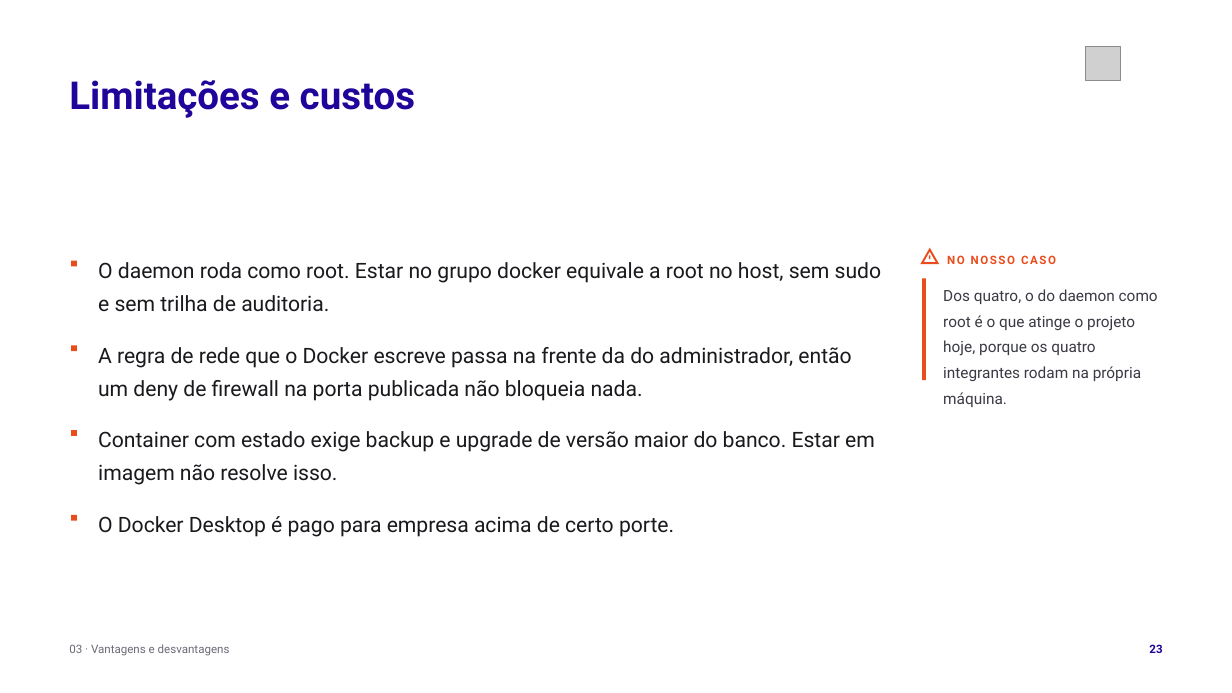
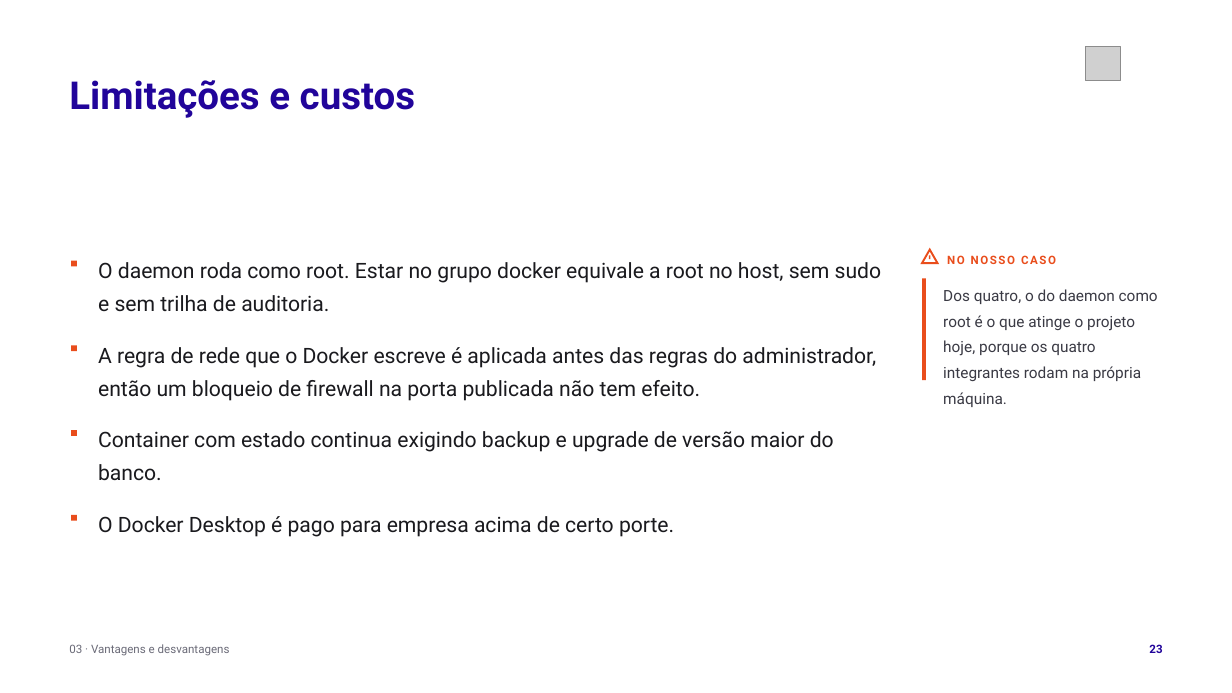
Before and after one commit to tcpassos/invite-app, a slide deck: slide 23 of trabalhos/T1-Docker-Invite-People.pptx. Drawn at 1232x693 pixels with LibreOffice and Linux fonts; fonts in the diff are those of the drawing; grey boxes stand for pictures. Boxes give left, top, right and bottom in pixels: in the first picture for what was removed or moved away, otherwise in the second. Text is boxed around its words. In the diff, an @@ line names an element or a change of style, - is before the commit and + after.

Commit message:
docs: passada do humanizer nos textos de tela do T1

```diff
--- a/trabalhos/T1-Docker-Invite-People.pptx
+++ b/trabalhos/T1-Docker-Invite-People.pptx
@@ text at (x1=98, y1=347, x2=876, y2=401): text changed @@
-A regra de rede que o Docker escreve passa na frente da do administrador, então um deny de firewall na porta publicada não bloqueia nada.
+A regra de rede que o Docker escreve é aplicada antes das regras do administrador, então um bloqueio de firewall na porta publicada não tem efeito.
@@ text at (x1=98, y1=431, x2=834, y2=481): text changed @@
-Container com estado exige backup e upgrade de versão maior do banco. Estar em imagem não resolve isso.
+Container com estado continua exigindo backup e upgrade de versão maior do banco.
```
Also in this commit, not shown: 9 other slides changed, 12 other files.
